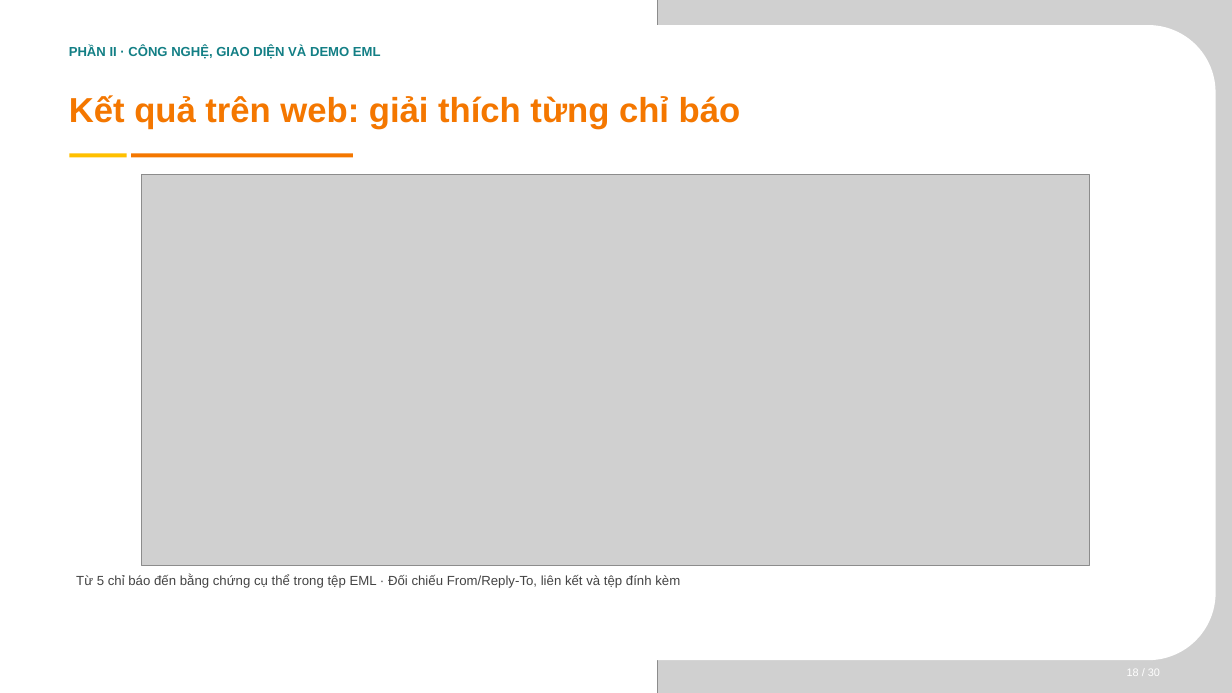
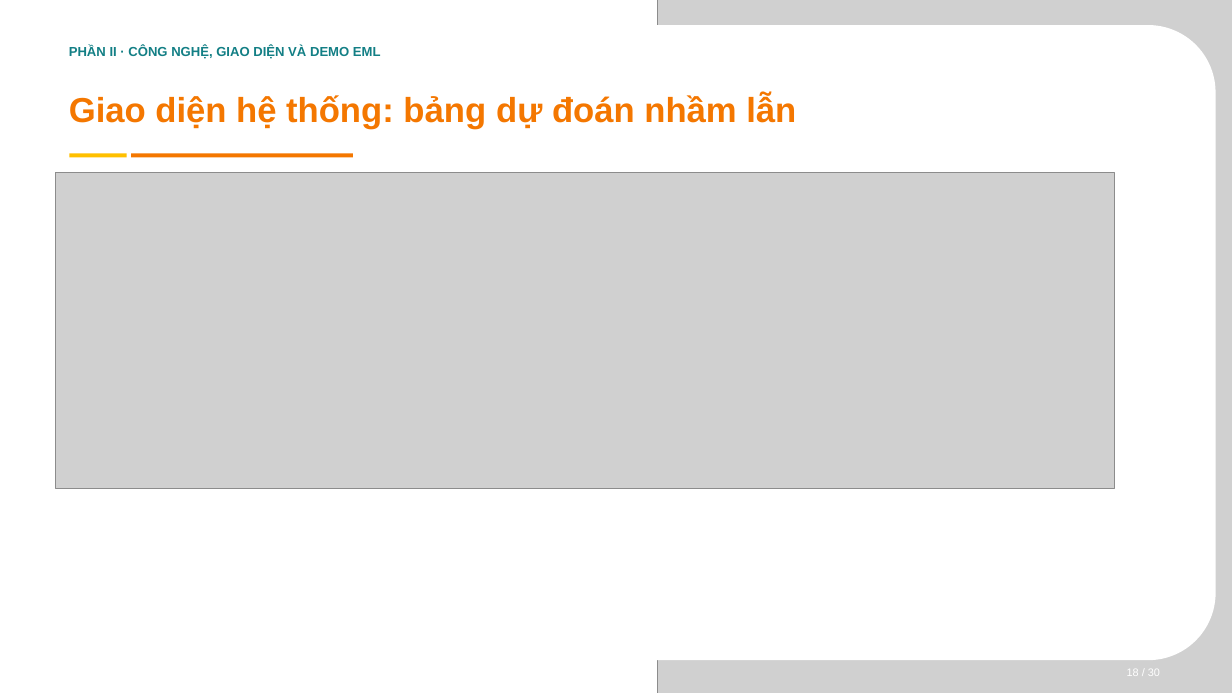
Before and after one commit to phat230/LAB_AT_BMHTTT, a slide deck: slide 8 of LAB6/BC_giau_ky_DT124/slide báo cáo/SLIDE_BAO_CAO_DT124.pptx (slide 10 before the commit). Drawn at 1232x693 pixels with LibreOffice and Linux fonts; fonts in the diff are those of the drawing; grey boxes stand for pictures; background and template pictures are left out. Boxes give left, top, right and bottom in pixels: in the first picture for what was removed or moved away, otherwise in the second. Text is boxed around its words. In the diff, an @@ line names an element or a change of style, - is before the commit and + after.

```diff
--- a/LAB6/BC_giau_ky_DT124/slide báo cáo/SLIDE_BAO_CAO_DT124.pptx
+++ b/LAB6/BC_giau_ky_DT124/slide báo cáo/SLIDE_BAO_CAO_DT124.pptx
@@ text removed at (69,95,741,129) @@
-Kết quả trên web: giải thích từng chỉ báo
@@ text added at (69,94,796,129), 27 pt, text #F47700, bold @@
+Giao diện hệ thống: bảng dự đoán nhầm lẫn
@@ picture: place and size @@
-picture at (141,175,1090,566)
+picture at (55,173,1116,488)
@@ text removed at (76,575,680,588) @@
-Từ 5 chỉ báo đến bằng chứng cụ thể trong tệp EML · Đối chiếu From/Reply-To, liên kết và tệp đính kèm
```
Also in this commit, not shown: 6 other slides changed, 1 slide added, 7 slides removed, 36 other files.
